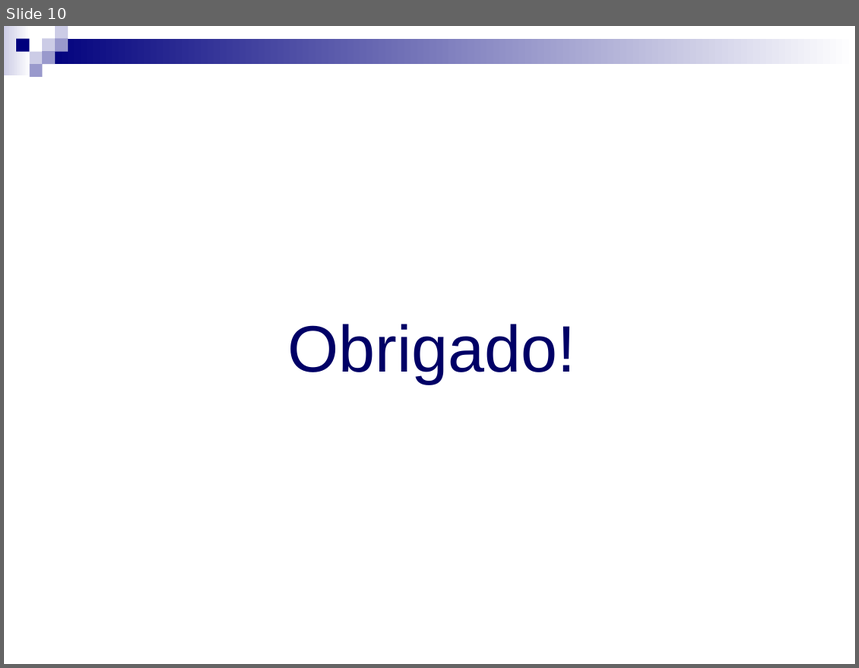
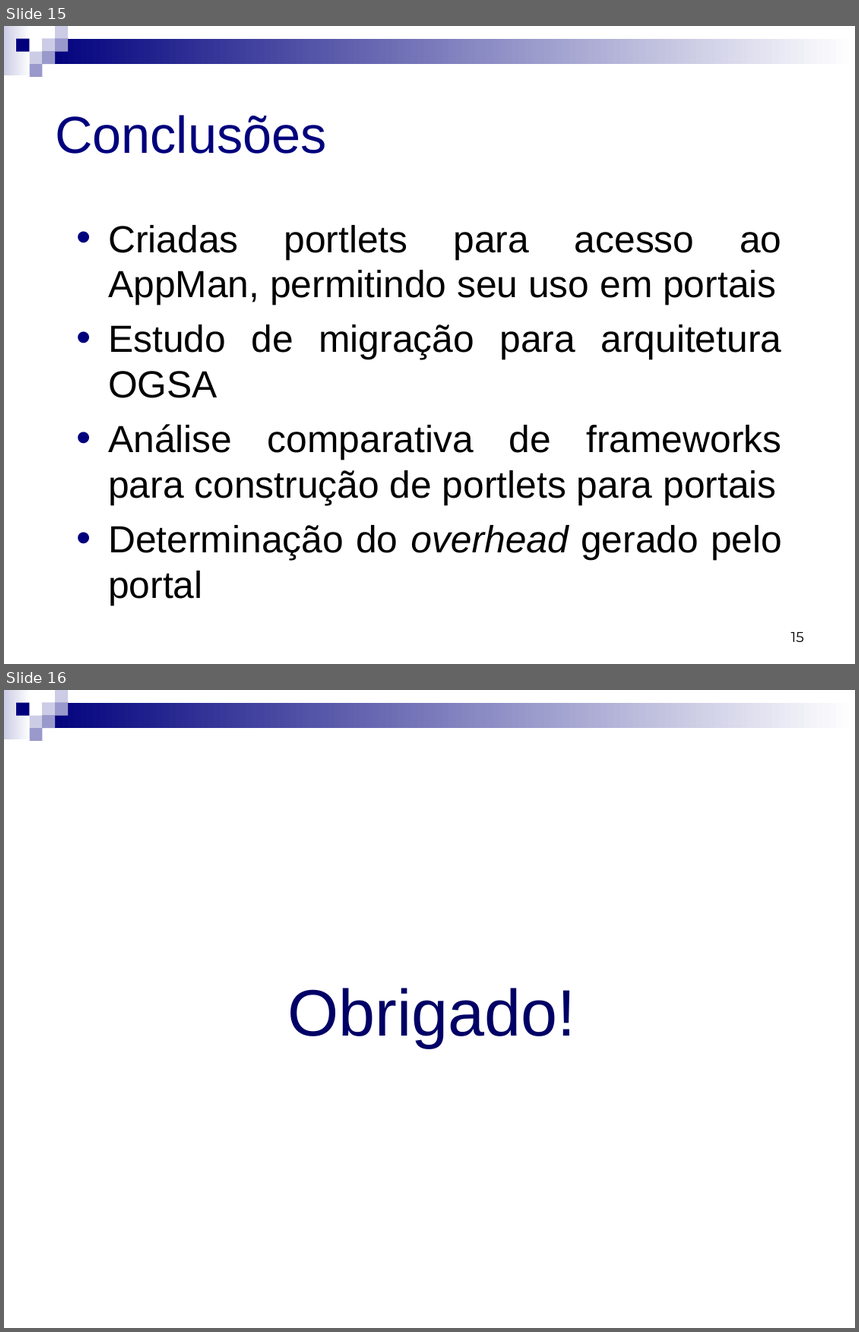
Before and after one commit to micheldavid/tcc-michel, a slide deck: Defesa/Michel David da Costa - Defesa - Apresentação.ppt. Shown one above the other, each under a label of ours: slide 10 before the commit, slides 15 and 16 after it. The pictures are 859x668 and 859x1332 pixels, drawn with LibreOffice and Linux fonts; fonts in the diff are those of the drawing. Boxes give left, top, right and bottom in pixels: in the first picture for what was removed or moved away, otherwise in the second. Text is boxed around its words. In the diff, an @@ line names an element or a change of style, - is before the commit and + after.

```diff
--- a/Defesa/Michel David da Costa - Defesa - Apresentação.ppt
+++ b/Defesa/Michel David da Costa - Defesa - Apresentação.ppt
@@ slide 15 added at (4,26,855,664), background #FFFFFF; not listed: 9 template elements that a slide beside it also shows @@
@@ title added at (55,115,327,154), 44 pt, text #00007D @@
+Conclusões
@@ text added at (108,225,782,607), 32 pt, text #000000 @@
+• Criadas portlets para acesso ao AppMan, permitindo seu uso em portais
+• Estudo de migração para arquitetura OGSA
+• Análise comparativa de frameworks para construção de portlets para portais
+• Determinação do overhead gerado pelo portal
@@ page number added at (791,632,804,642), 12 pt, text #000000 @@
+15
@@ what was slide 10 is now slide 16 @@
```
Also in this commit, not shown: 4 slides changed, 16 other slides added, 7 slides removed, 1 other file.
